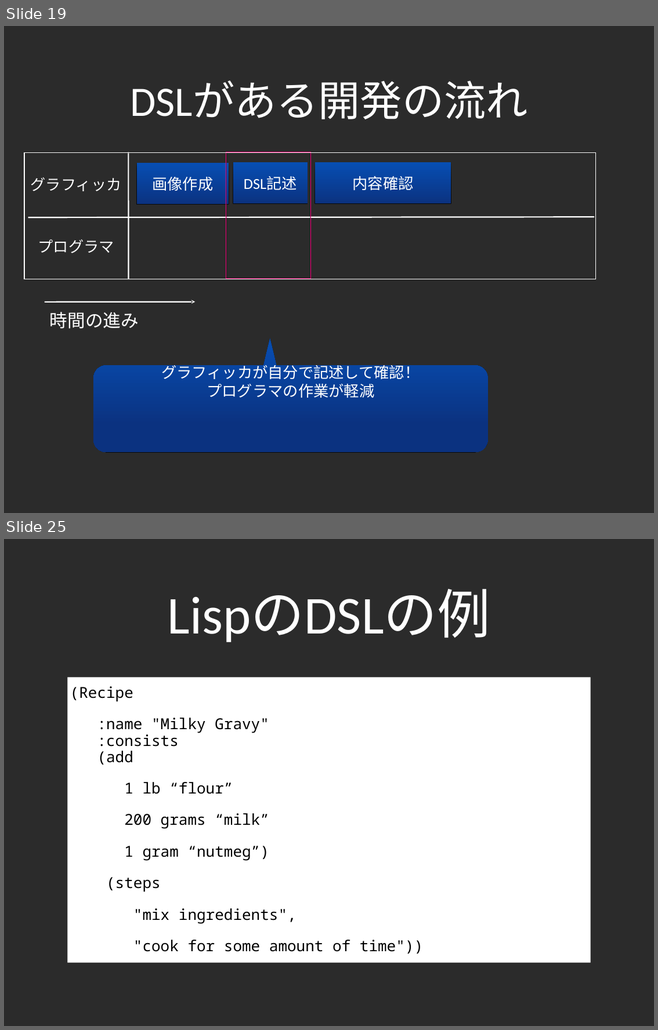
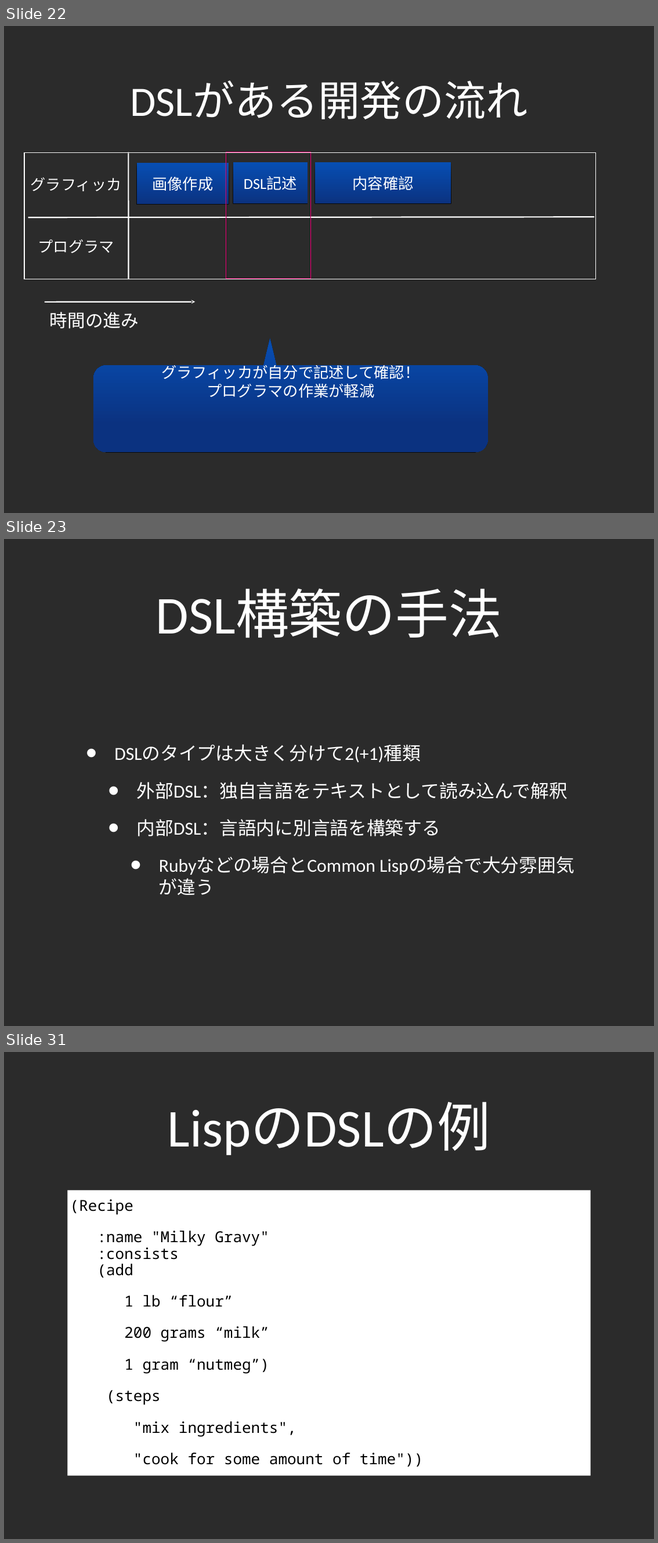
Before and after one commit to lambdasakura/doc, a slide deck: zengeren/fast_game_development_2010:02:12.ppt. Shown one above the other, each under a label of ours: slides 19 and 25 before the commit, slides 22, 23 and 31 after it; the slides between them are not shown. The pictures are 658x1030 and 658x1543 pixels, drawn with LibreOffice and Linux fonts; fonts in the diff are those of the drawing; background and template pictures are left out; a plain dark background stands for a picture behind light text. Boxes give left, top, right and bottom in pixels: in the first picture for what was removed or moved away, otherwise in the second. Text is boxed around its words. In the diff, an @@ line names an element or a change of style, - is before the commit and + after.

```diff
--- a/zengeren/fast_game_development_2010:02:12.ppt
+++ b/zengeren/fast_game_development_2010:02:12.ppt
@@ slide 23 added at (4, 539, 654, 1026), background picture (left out) @@
@@ title added at (156, 589, 502, 638), 84 pt, text #FFFFFF @@
+DSL構築の手法
@@ text added at (114, 745, 567, 875), 29 pt, text #FFFFFF @@
+• DSLのタイプは大きく分けて2(+1)種類
+  • 外部DSL：独自言語をテキストとして読み込んで解釈
+  • 内部DSL：言語内に別言語を構築する
+    • Rubyなどの場合とCommon Lispの場合で大分雰囲気が違う
@@ what was slide 19 is now slide 22 @@
@@ what was slide 25 is now slide 31 @@
```
Also in this commit, not shown: 6 slides changed, 7 other slides added, 1 slide removed, 1 other file.
